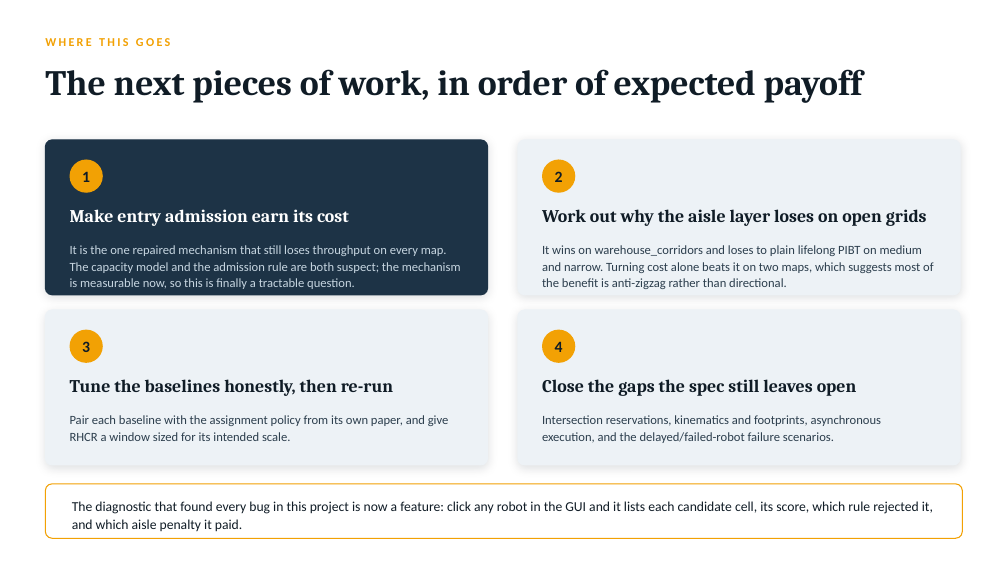
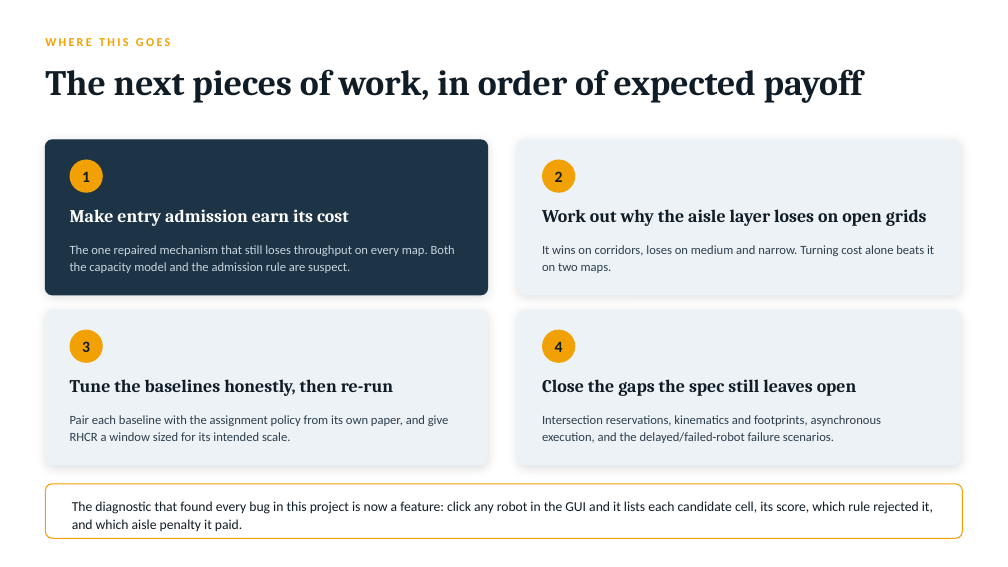
Before and after one commit to sinayanaik/aisleflow, a slide deck: slide 19 of docs/aisleflow-mapf-presentation.pptx. Drawn at 1008x567 pixels with LibreOffice and Linux fonts; fonts in the diff are those of the drawing. Boxes give left, top, right and bottom in pixels: in the first picture for what was removed or moved away, otherwise in the second. Text is boxed around its words. In the diff, an @@ line names an element or a change of style, - is before the commit and + after.

```diff
--- a/docs/aisleflow-mapf-presentation.pptx
+++ b/docs/aisleflow-mapf-presentation.pptx
@@ text at (70, 245, 455, 273): text changed @@
-It is the one repaired mechanism that still loses throughput on every map. The capacity model and the admission rule are both suspect; the mechanism is measurable now, so this is finally a tractable question.
+The one repaired mechanism that still loses throughput on every map. Both the capacity model and the admission rule are suspect.
@@ text at (542, 245, 934, 273): text changed @@
-It wins on warehouse_corridors and loses to plain lifelong PIBT on medium and narrow. Turning cost alone beats it on two maps, which suggests most of the benefit is anti-zigzag rather than directional.
+It wins on corridors, loses on medium and narrow. Turning cost alone beats it on two maps.
```
Also in this commit, not shown: 9 other slides changed.
